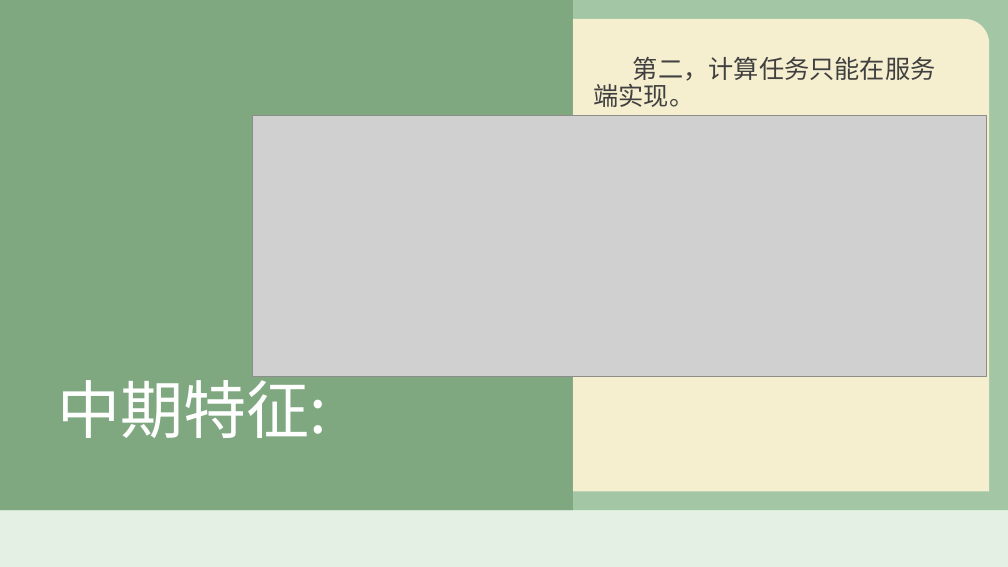
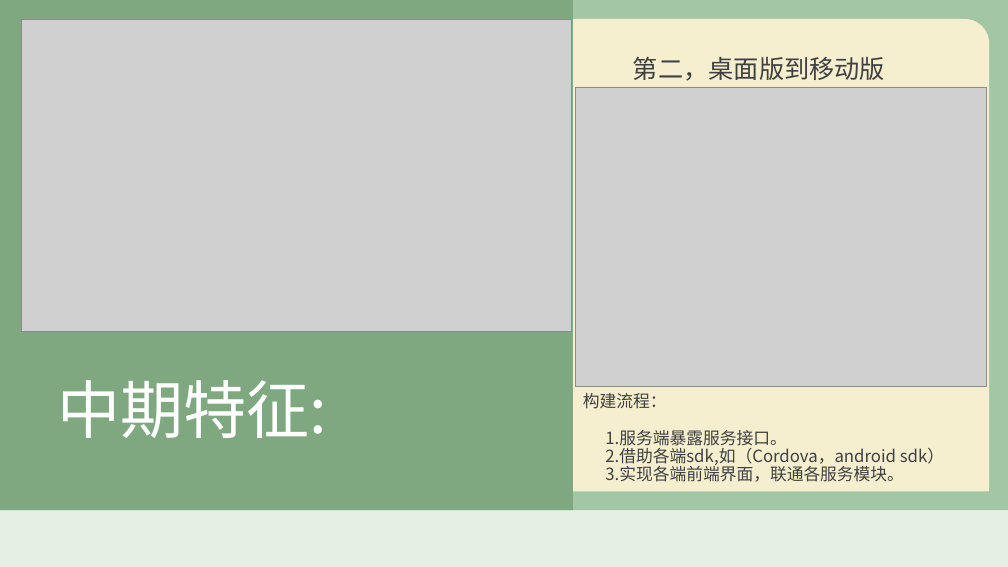
Before and after one commit to duoduoObama/web, a slide deck: slide 14 of 溯源前端赏析.pptx. Drawn at 1008x567 pixels with LibreOffice and Linux fonts; fonts in the diff are those of the drawing; grey boxes stand for pictures; background and template pictures are left out. Boxes give left, top, right and bottom in pixels: in the first picture for what was removed or moved away, otherwise in the second. Text is boxed around its words. In the diff, an @@ line names an element or a change of style, - is before the commit and + after.

```diff
--- a/溯源前端赏析.pptx
+++ b/溯源前端赏析.pptx
@@ picture added at box(22, 20, 572, 331) @@
@@ subtitle at box(633, 57, 885, 81): text changed @@
-第二，计算任务只能在服务端实现。
+第二，桌面版到移动版
@@ picture: place and size @@
-picture at box(253, 116, 987, 377)
+picture at box(575, 87, 986, 387)
@@ text added at box(583, 393, 944, 482), 16 pt, text #404040 @@
+构建流程：
+1.服务端暴露服务接口。
+2.借助各端sdk,如（Cordova，android sdk）
+3.实现各端前端界面，联通各服务模块。
```
Also in this commit, not shown: 1 other slide changed, 11 slides added, 3 slides removed, 1 other file.
